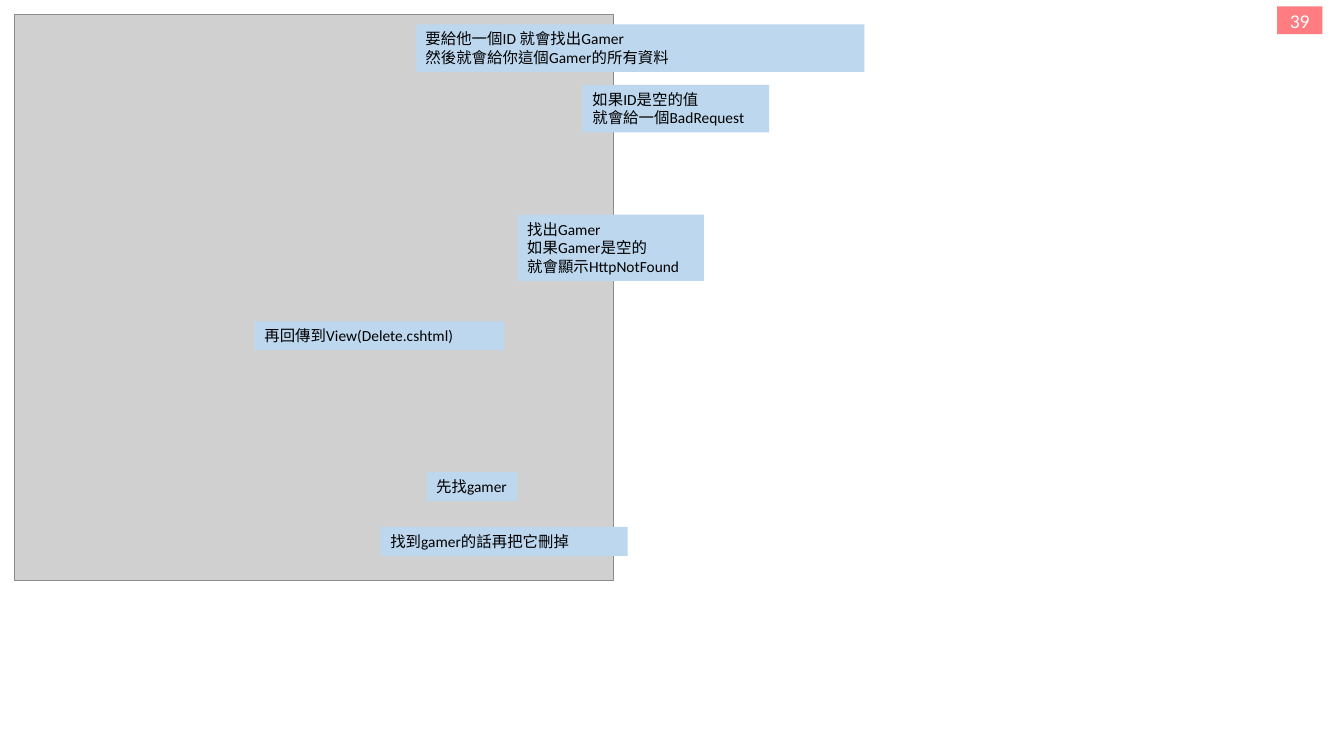
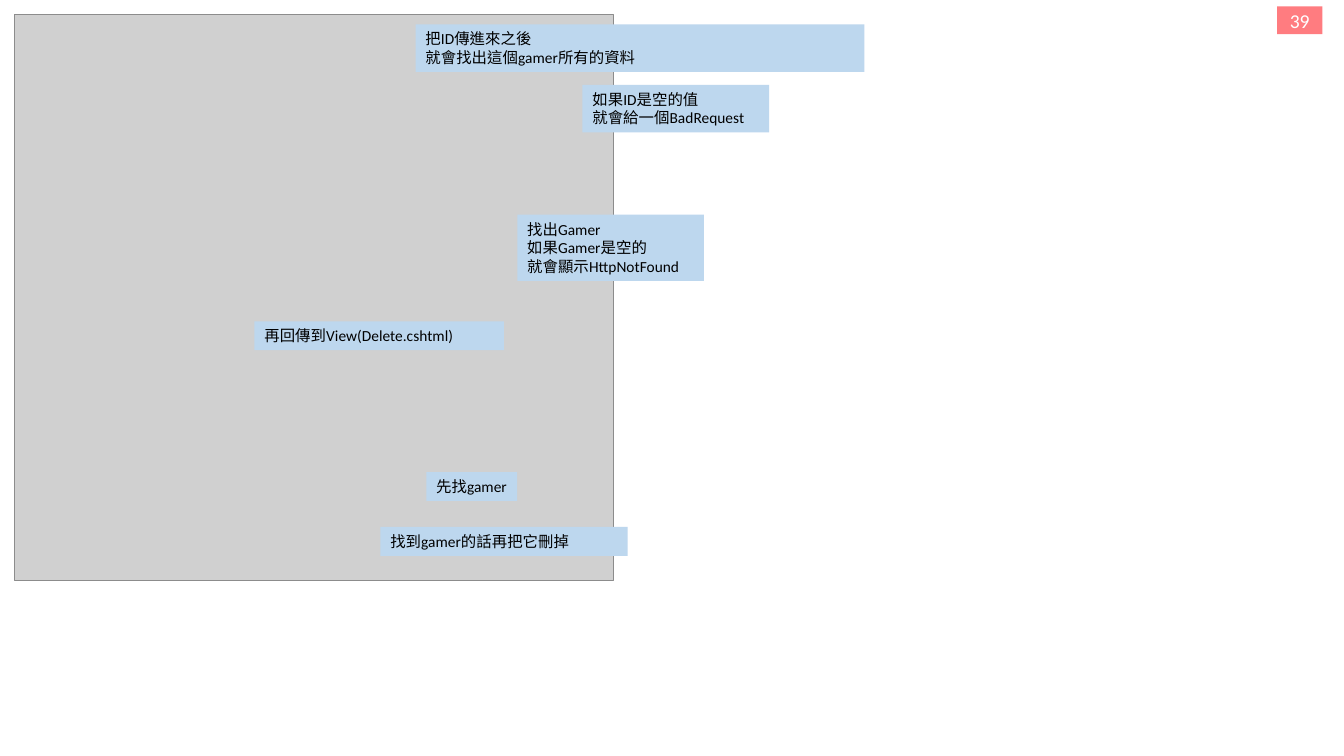
Before and after one commit to f85084/MVC, a slide deck: slide 35 of 筆記.pptx (slide 36 before the commit). Drawn at 1344x756 pixels with LibreOffice and Linux fonts; fonts in the diff are those of the drawing; grey boxes stand for pictures. Boxes give left, top, right and bottom in pixels: in the first picture for what was removed or moved away, otherwise in the second. Text is boxed around its words. In the diff, an @@ line names an element or a change of style, - is before the commit and + after.

```diff
--- a/筆記.pptx
+++ b/筆記.pptx
@@ text in rectangle at [425,31,635,66]: text changed @@
-要給他一個ID 就會找出Gamer
-然後就會給你這個Gamer的所有資料
+把ID傳進來之後
+就會找出這個gamer所有的資料
```
Also in this commit, not shown: 22 other slides changed, 1 slide added, 3 slides removed, 22 other files.
